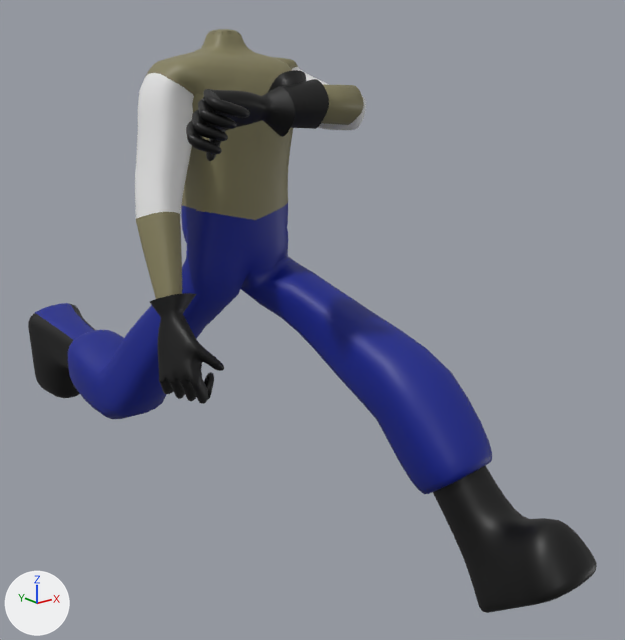
The Blender file Blender Files/business_body_arm_rig.blend as it was, and as the next commit left it.
One viewpoint serves both versions: a 50 mm lens placed at (-10.76, -17.27, -1.36), pointed at (0.82, -2.79, -7.15). Arrows for +X, +Y and +Z are at lower left; the lights stay in place. Both versions are drawn at frame 20 of the action 'run_watchup'; the numbers are the values there.

Objects in the first picture: 'body'.
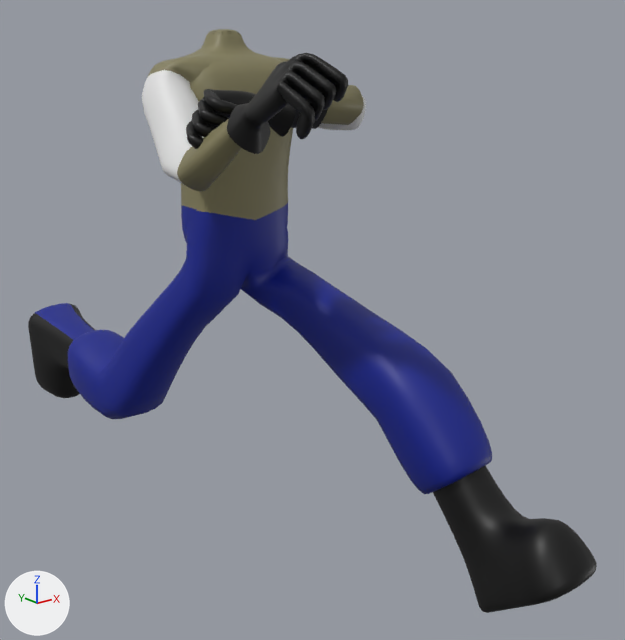
Location of each change, (x1, y1, x2, y2) in pixels of the pictures (625 x 640 px):
'body', posed
    both: (28, 29, 597, 613)
bone 'upper_arm.R', root to tip
    before: (164, 92) to (172, 204)
    after: (164, 92) to (202, 158)
bone 'forearm.R', root to tip
    before: (172, 204) to (171, 300)
    after: (202, 158) to (245, 121)

Edits to the bpy script that builds the scene:
```text
Change bone_upper_arm_r:
    where bone_upper_arm_r = bpy.data.objects['metarig'].pose.bones['upper_arm.R']  # child of 'shoulder.R'
    bone_upper_arm_r.rotation_quaternion: (0.887, 0.134, 0.0, 0.443) -> (0.803, 0.378, 0.204, 0.318)  # degrees (14, -7, 52) -> degrees (53, 5, 46)
Change bone_forearm_r:
    where bone_forearm_r = bpy.data.objects['metarig'].pose.bones['forearm.R']  # child of 'upper_arm.R'
    bone_forearm_r.rotation_quaternion: (0.989, 0.131, -0.065, 0.03) -> (0.786, 0.524, -0.069, -0.133)  # degrees (15, -8, 2) -> degrees (67, 2, -18)
```
